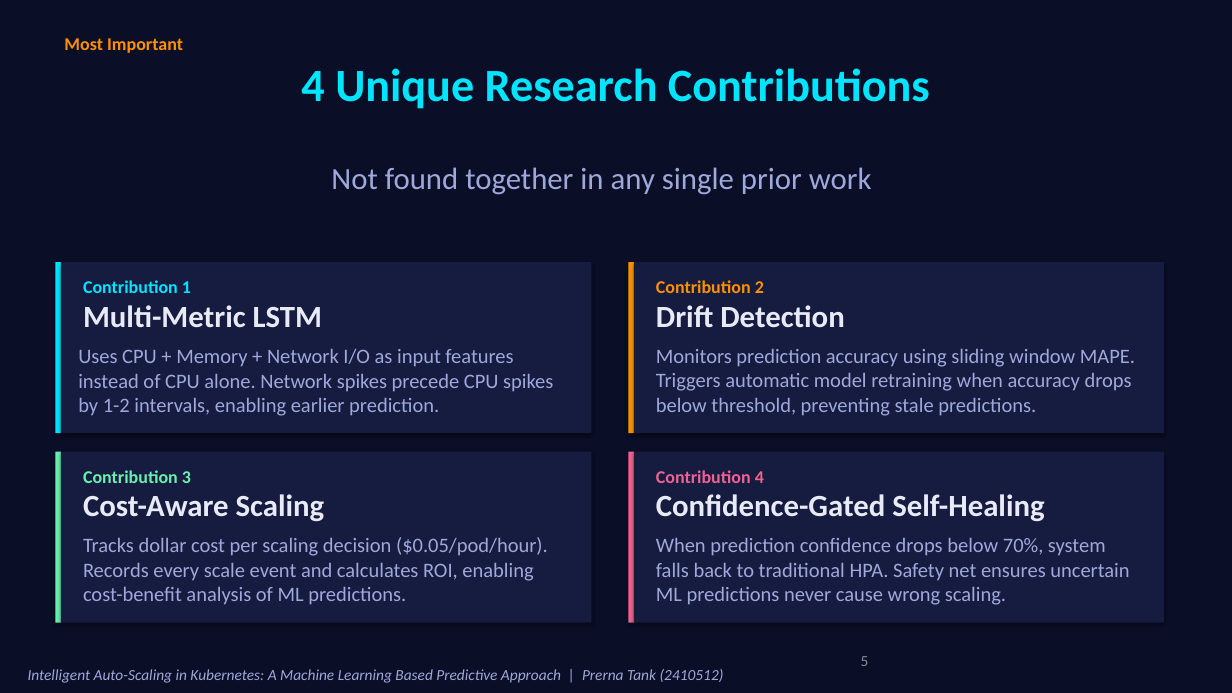
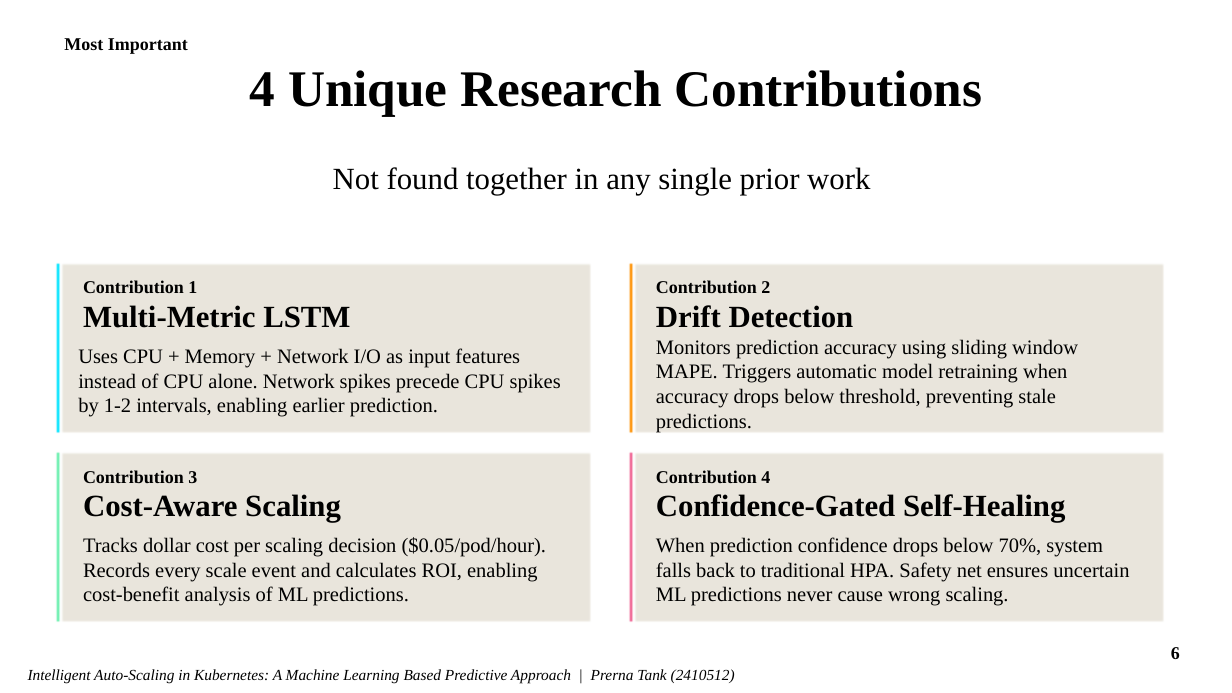
Before and after one commit to prerna3640/HA-K8S1, a slide deck: slide 6 of presentation/Thesis_Presentation_Prerna_Tank.pptx (slide 5 before the commit). Drawn at 1232x693 pixels with LibreOffice and Linux fonts; fonts in the diff are those of the drawing; background and template pictures are left out. Boxes give left, top, right and bottom in pixels: in the first picture for what was removed or moved away, otherwise in the second. Text is boxed around its words. In the diff, an @@ line names an element or a change of style, - is before the commit and + after.

Commit message:
refactor: clean up repo — remove sensitive data, legacy files, duplicates
- Remove private IPs from research paper, create_pptx.py, grafana dashboards
- Remove Telegram bot token from deployment docs
- Remove legacy/ baseline recordings and old configs
- Remove temporary scripts/ directory
- Remove old duplicate PPT file from root
- Remove redundant Jenkins fix guides from docs/guides/
- Update .gitignore to block .pem, .docx, duplicate PPTs
- Rewrite README with clean professional project description

```diff
--- a/presentation/Thesis_Presentation_Prerna_Tank.pptx
+++ b/presentation/Thesis_Presentation_Prerna_Tank.pptx
@@ background #0A0E27 to #FFFFFF @@
@@ text "Most Important" at (x1=64, y1=38, x2=188, y2=54): font Calibri to Times New Roman, text colour #FF9100 to #000000 @@
@@ text "4 Unique Research Contributions" at (x1=250, y1=70, x2=982, y2=117): size 36 to 40 pt, font Calibri to Times New Roman, text colour #00E5FF to #000000 @@
@@ text "Contribution 1" at (x1=83, y1=280, x2=197, y2=293): font Calibri to Times New Roman, text colour #00E5FF to #000000 @@
@@ text "Contribution 2" at (x1=656, y1=280, x2=770, y2=293): font Calibri to Times New Roman, text colour #FF9100 to #000000 @@
@@ font Calibri to Times New Roman, text colour #9FA8DA to #000000 in 6 elements at (x1=333, y1=167, x2=870, y2=195), (x1=28, y1=669, x2=735, y2=684), (x1=78, y1=348, x2=561, y2=417), (x1=83, y1=537, x2=546, y2=606), (x1=656, y1=537, x2=1129, y2=606), (x1=656, y1=339, x2=1078, y2=433) @@
@@ text "Monitors prediction accuracy using sliding ..." moved from (x1=656, y1=349, x2=1135, y2=416) to (x1=656, y1=339, x2=1078, y2=433) @@
@@ text "Contribution 3" at (x1=83, y1=470, x2=197, y2=483): font Calibri to Times New Roman, text colour #69F0AE to #000000 @@
@@ shadow off in 4 elements at (x1=55, y1=262, x2=61, y2=433), (x1=628, y1=262, x2=634, y2=433), (x1=55, y1=452, x2=61, y2=623), (x1=628, y1=452, x2=634, y2=623) @@
@@ fill #161B40 to #E9E5DC; shadow off in 4 elements at (x1=61, y1=262, x2=592, y2=433), (x1=634, y1=262, x2=1165, y2=433), (x1=61, y1=452, x2=592, y2=623), (x1=634, y1=452, x2=1165, y2=623) @@
@@ text "Contribution 4" at (x1=656, y1=470, x2=770, y2=483): font Calibri to Times New Roman, text colour #F06292 to #000000 @@
@@ font Calibri to Times New Roman, text colour #E8EAF6 to #000000 in 4 elements at (x1=83, y1=305, x2=350, y2=328), (x1=656, y1=305, x2=854, y2=328), (x1=83, y1=494, x2=341, y2=522), (x1=656, y1=494, x2=1065, y2=522) @@
@@ page number removed at (x1=861, y1=656, x2=869, y2=666) @@
-5
@@ ellipse added at (x1=1155, y1=632, x2=1196, y2=673), outline #FFFFFF 1 pt @@
@@ page number added at (x1=1171, y1=647, x2=1180, y2=659), 14 pt, text #000000, bold @@
+6
```
Also in this commit, not shown: 17 other slides changed, 5 slides added, 2 slides removed, 60 other files.
